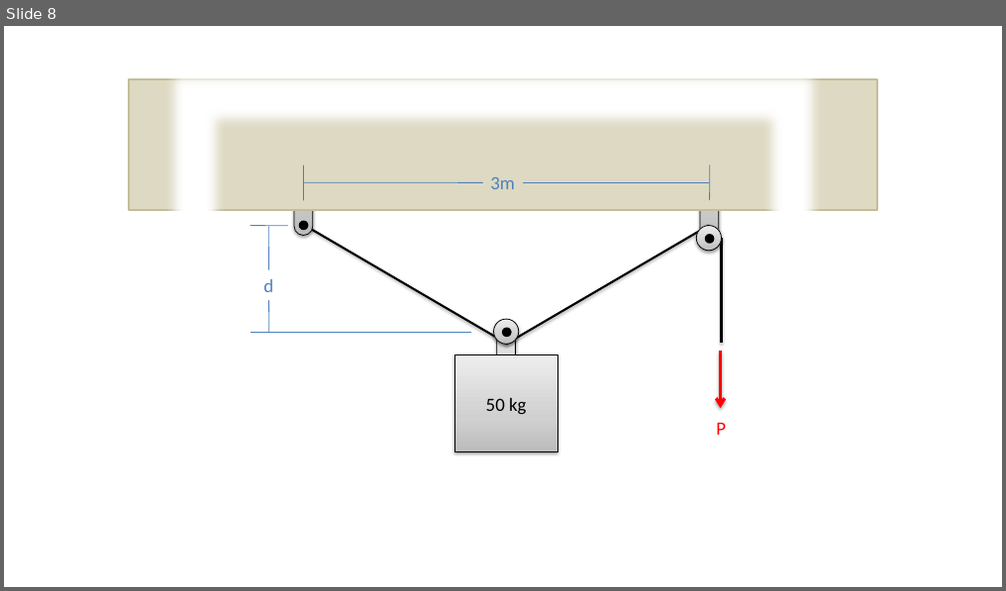
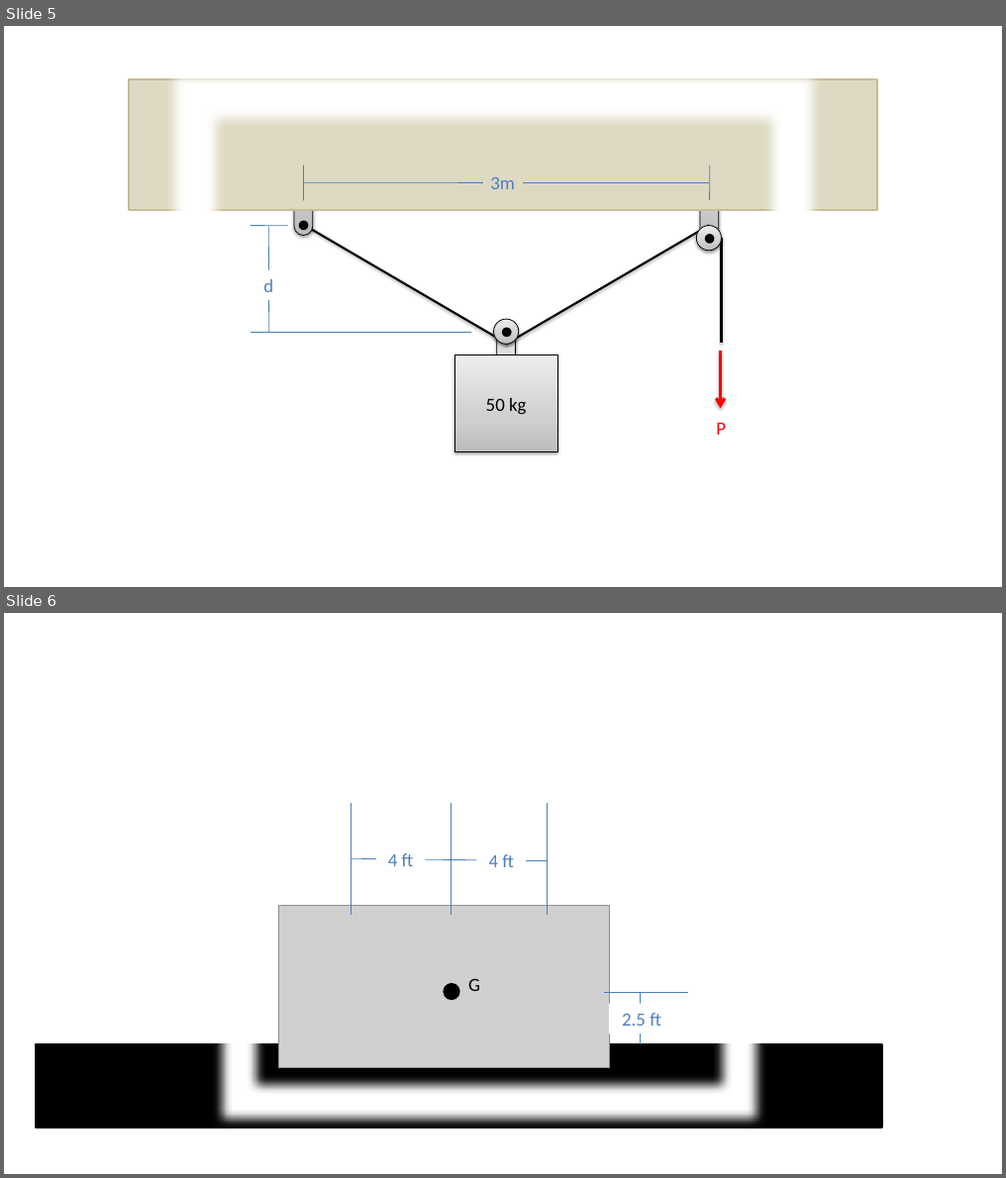
Before and after one commit to JacobMoore/mechanics_textbook, a slide deck: Homework Problems/Homework_Diagrams.pptx. Shown one above the other, each under a label of ours: slide 8 before the commit, slides 5 and 6 after it. The pictures are 1006x591 and 1006x1178 pixels, drawn with LibreOffice and Linux fonts; fonts in the diff are those of the drawing; grey boxes stand for pictures. Boxes give left, top, right and bottom in pixels: in the first picture for what was removed or moved away, otherwise in the second. Text is boxed around its words. In the diff, an @@ line names an element or a change of style, - is before the commit and + after.

```diff
--- a/Homework Problems/Homework_Diagrams.pptx
+++ b/Homework Problems/Homework_Diagrams.pptx
@@ slide 6 added at box(4, 613, 1002, 1174), background #FFFFFF @@
@@ frame added at box(213, 793, 766, 1128), fill #FFFFFF @@
@@ line added from (350, 803) to (350, 915), #4B7EBC 0.75 pt @@
@@ line added from (450, 803) to (450, 915), #4B7EBC 0.75 pt @@
@@ line added from (548, 803) to (548, 915), #4B7EBC 0.75 pt @@
@@ line added from (350, 859) to (548, 861), #4B7EBC 0.75 pt @@
@@ text added at box(388, 854, 414, 866), 18 pt, text #4F81BD @@
+4 ft
@@ text added at box(489, 855, 514, 867), 18 pt, text #4F81BD @@
+4 ft
@@ picture added at box(279, 906, 610, 1068) @@
@@ ellipse added at box(445, 984, 459, 999), fill #000000, outline #000000 2 pt @@
@@ text added at box(468, 978, 480, 991), 18 pt, text #000000 @@
+G
@@ line added from (688, 992) to (604, 992), #4B7EBC 0.75 pt @@
@@ line added from (640, 1045) to (640, 992), #4B7EBC 0.75 pt @@
@@ text added at box(622, 1013, 661, 1026), 18 pt, text #4F81BD @@
+2.5 ft
@@ rectangle added at box(36, 1045, 882, 1128), fill #000000, outline #000000 2 pt @@
@@ what was slide 8 is now slide 5 @@
```
Also in this commit, not shown: 6 other slides added, 7 other files.
